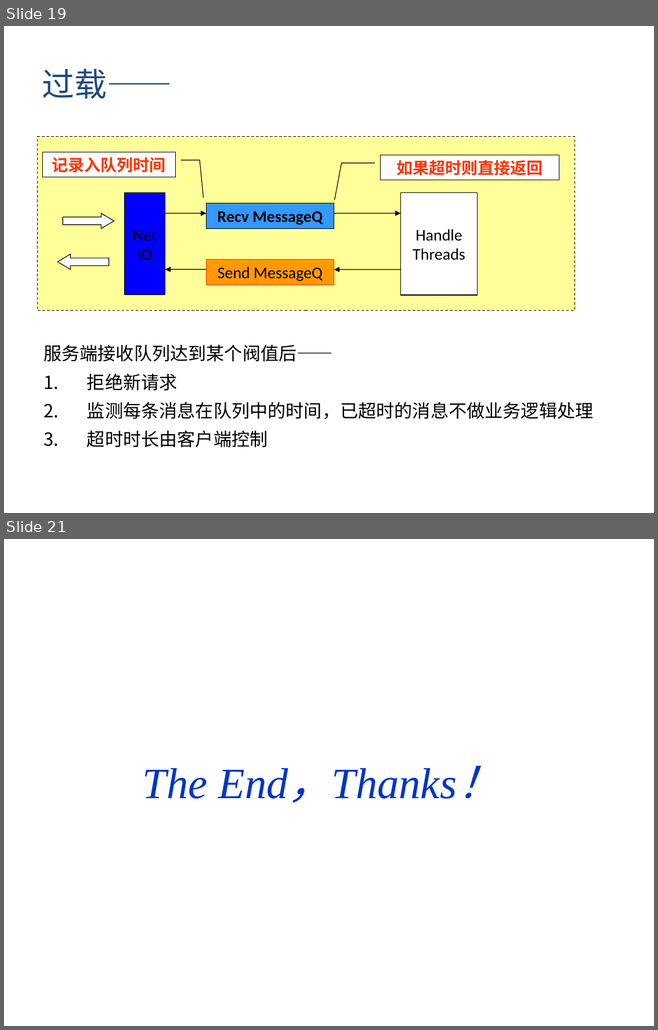
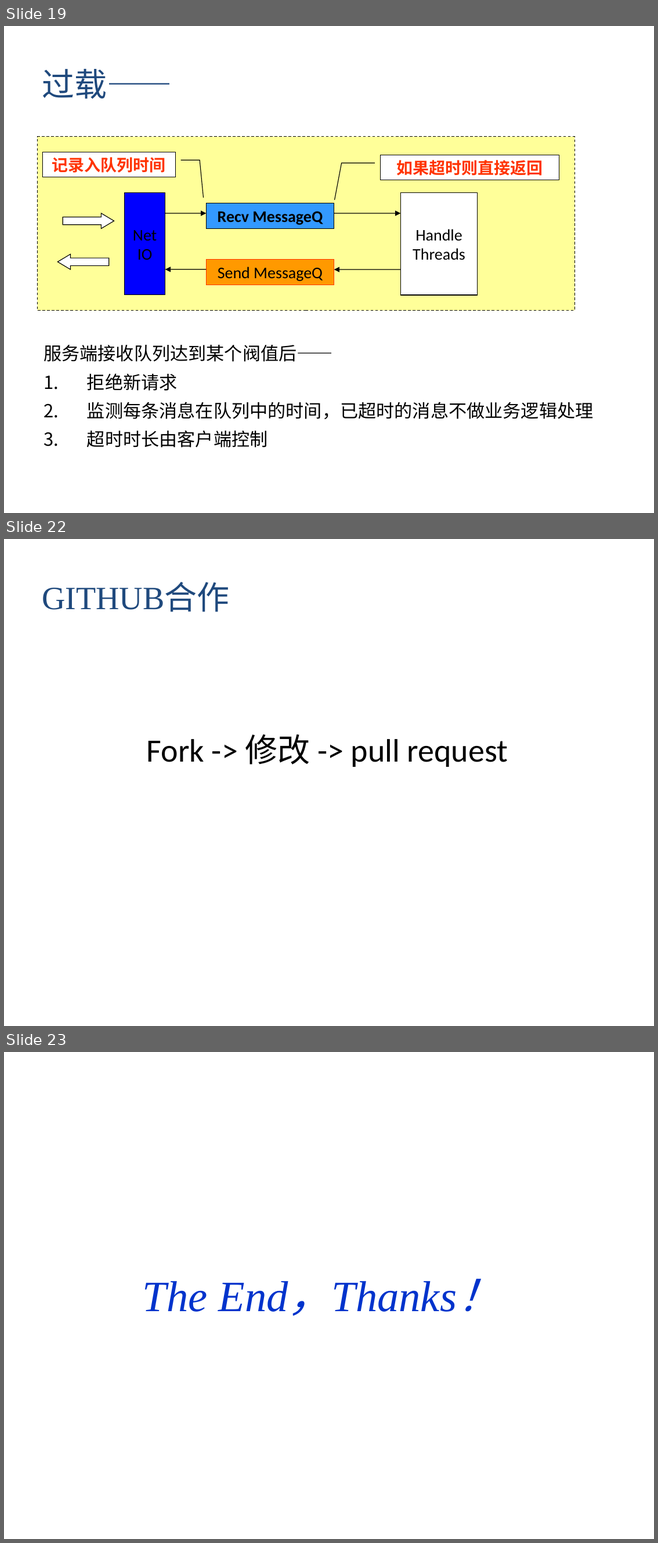
Before and after one commit to TarsCloud/TarsDocs, a slide deck: ppt/TARS.pptx. Shown one above the other, each under a label of ours: slides 19 and 21 before the commit, slides 19, 22 and 23 after it; the slides between them are not shown. The pictures are 658x1030 and 658x1543 pixels, drawn with LibreOffice and Linux fonts; fonts in the diff are those of the drawing. Boxes give left, top, right and bottom in pixels: in the first picture for what was removed or moved away, otherwise in the second. Text is boxed around its words. In the diff, an @@ line names an element or a change of style, - is before the commit and + after.

```diff
--- a/ppt/TARS.pptx
+++ b/ppt/TARS.pptx
@@ slide 22 added at (x1=4, y1=539, x2=654, y2=1026), background #FFFFFF @@
@@ text added at (x1=42, y1=584, x2=230, y2=612), 36 pt, text #1F497D @@
+GITHUB合作
@@ text added at (x1=147, y1=734, x2=507, y2=767), 36 pt, text #000000 @@
+Fork -> 修改 -> pull request
@@ what was slide 21 is now slide 23 @@
```
Also in this commit, not shown: 4 slides changed, 1 other slide added.
